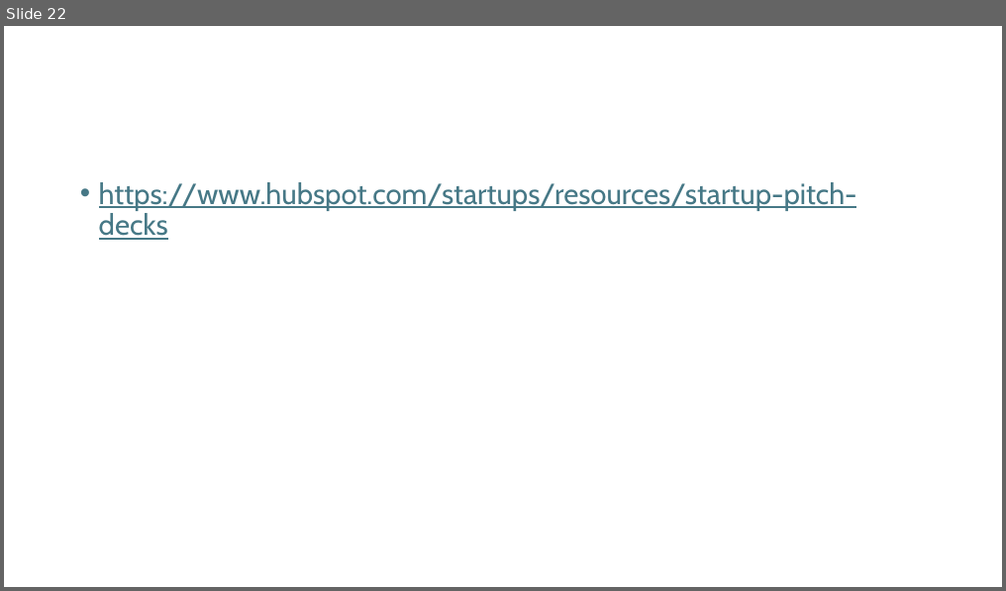
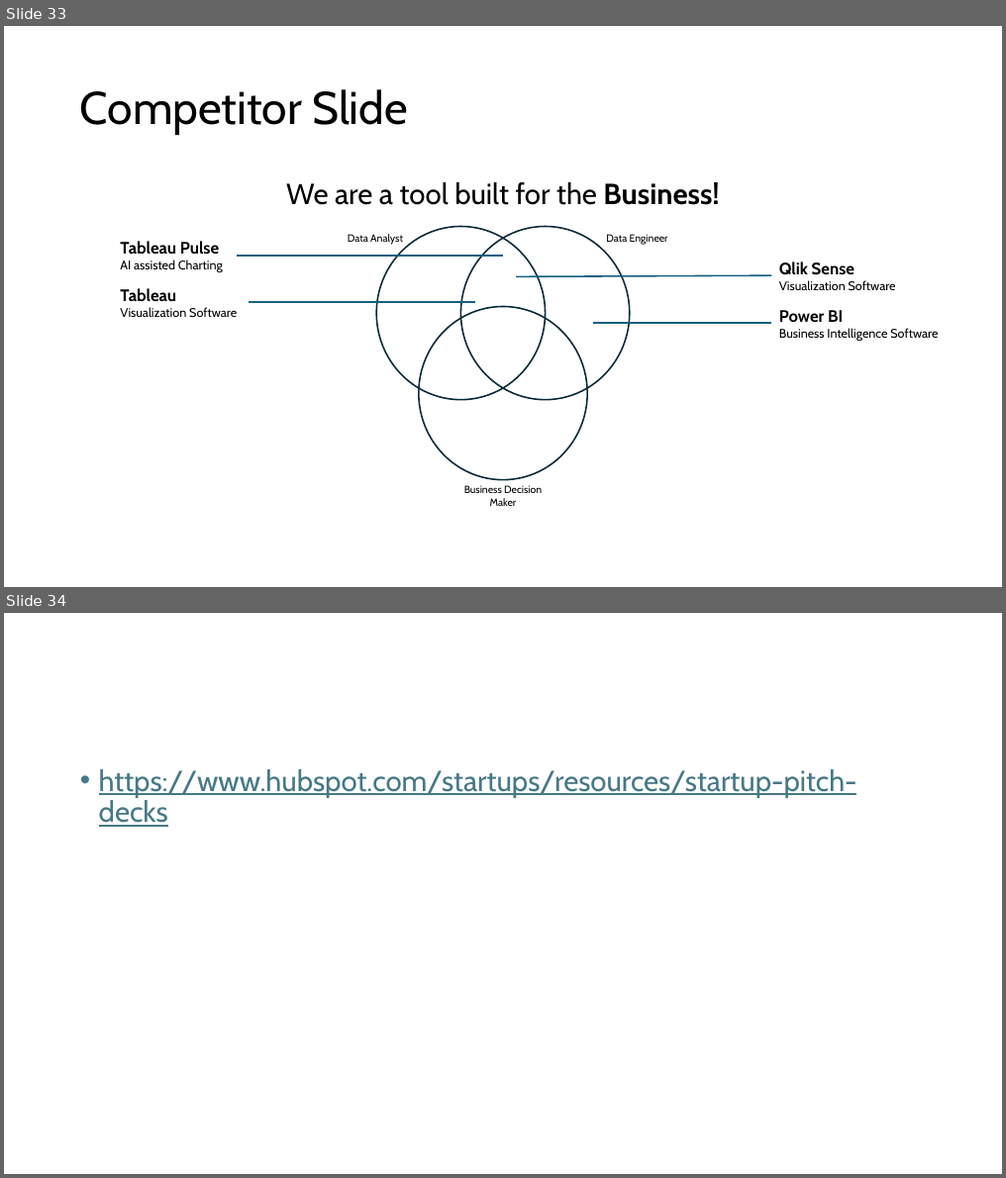
Before and after one commit to ryncii/SprintPOC, a slide deck: PitchDeck.pptx. Shown one above the other, each under a label of ours: slide 22 before the commit, slides 33 and 34 after it. The pictures are 1006x591 and 1006x1178 pixels, drawn with LibreOffice and Linux fonts; fonts in the diff are those of the drawing. Boxes give left, top, right and bottom in pixels: in the first picture for what was removed or moved away, otherwise in the second. Text is boxed around its words. In the diff, an @@ line names an element or a change of style, - is before the commit and + after.

```diff
--- a/PitchDeck.pptx
+++ b/PitchDeck.pptx
@@ slide 33 added at box(4, 26, 1002, 587), background #FFFFFF @@
@@ title added at box(80, 89, 408, 135), 44 pt, text #000000 @@
+Competitor Slide
@@ text added at box(286, 182, 719, 205), 28 pt, text #000000 @@
+We are a tool built for the Business!
@@ ellipse added at box(377, 227, 546, 400), outline #092A39 1.5 pt @@
@@ ellipse added at box(460, 227, 629, 400), outline #092A39 1.5 pt @@
@@ text added at box(120, 241, 223, 273), 12 pt, text #000000 @@
+Tableau Pulse
+AI assisted Charting
@@ line added from (237, 256) to (503, 256), #156082 1.5 pt @@
@@ text added at box(348, 234, 403, 245), 10 pt, text #000000 @@
+Data Analyst
@@ text added at box(606, 234, 668, 245), 10 pt, text #000000 @@
+Data Engineer
@@ text added at box(779, 262, 896, 290), 12 pt, text #000000 @@
+Qlik Sense
+Visualization Software
@@ text added at box(120, 288, 237, 317), 12 pt, text #000000 @@
+Tableau
+Visualization Software
@@ line added from (516, 276) to (772, 276), #156082 1.5 pt @@
@@ line added from (249, 302) to (475, 302), #156082 1.5 pt @@
@@ ellipse added at box(419, 307, 587, 480), outline #092A39 1.5 pt @@
@@ text added at box(779, 310, 938, 341), 12 pt, text #000000 @@
+Power BI
+Business Intelligence Software
@@ line added from (593, 323) to (772, 323), #156082 1.5 pt @@
@@ text added at box(464, 485, 542, 506), 10 pt, text #000000 @@
+Business Decision
+Maker
@@ what was slide 22 is now slide 34 @@
```
Also in this commit, not shown: 5 slides changed, 13 other slides added, 2 slides removed, 1 other file.
